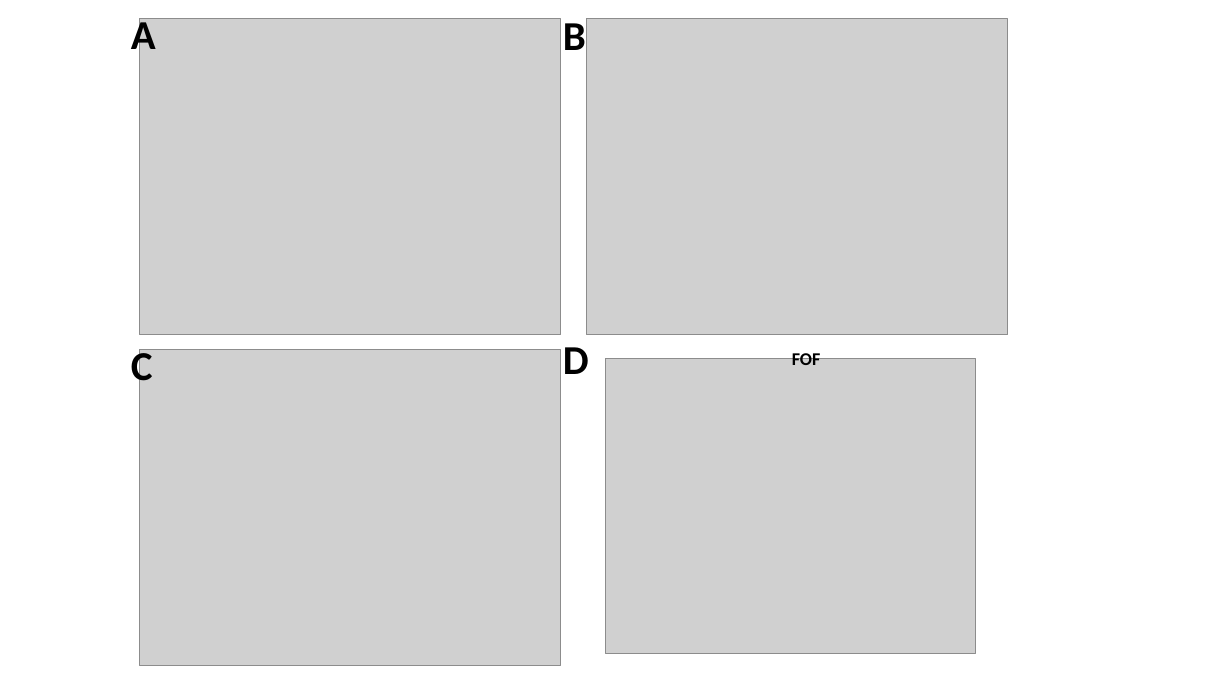
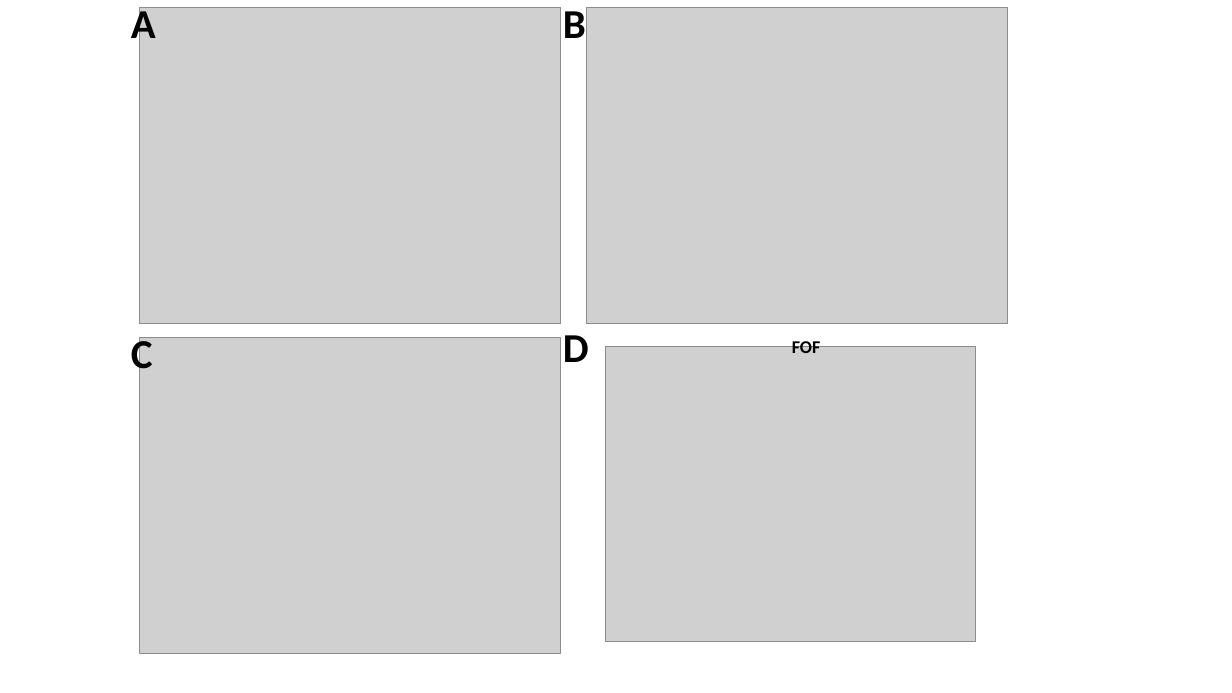
Before and after one commit to ShiangHu/DrThesis, a slide deck: slide 1 of pic/xipi/xipi.pptx. Drawn at 1232x693 pixels with LibreOffice and Linux fonts; fonts in the diff are those of the drawing; grey boxes stand for pictures. Boxes give left, top, right and bottom in pixels: in the first picture for what was removed or moved away, otherwise in the second. Text is boxed around its words. In the diff, an @@ line names an element or a change of style, - is before the commit and + after.

```diff
--- a/pic/xipi/xipi.pptx
+++ b/pic/xipi/xipi.pptx
@@ 5 texts, 4 pictures: place and size @@
-5 texts, 4 pictures at bbox=[131, 16, 1008, 665]
+5 texts, 4 pictures at bbox=[131, 4, 1008, 654]
```
Also in this commit, not shown: 1 slide added, 1 slide removed, 2 other files.
